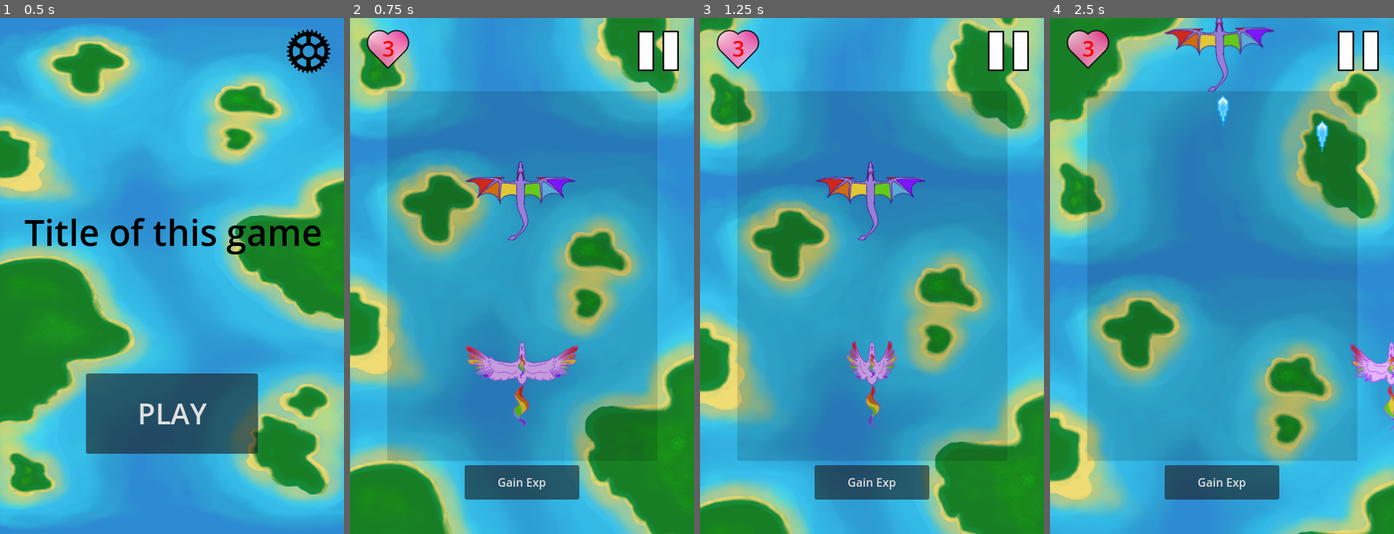
Above: before the commit, frames 1-4 (left to right).
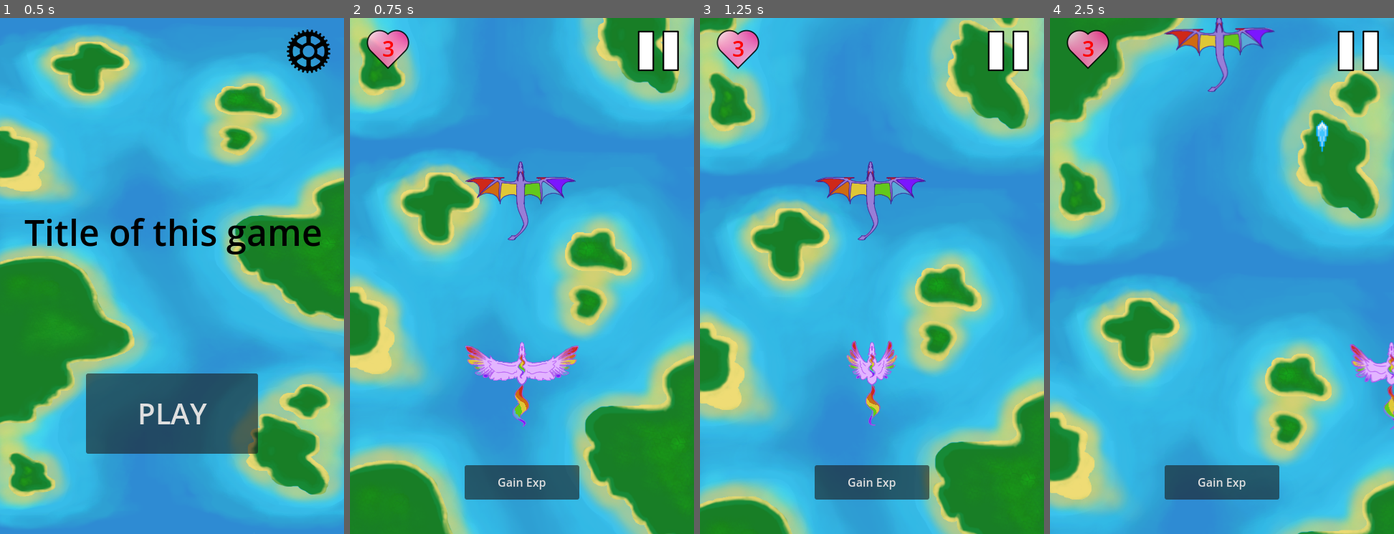
Above: after the commit, the same moments.

Repository: devkinn/rpg_game_jam_11_23
Game: Godot game, scene res://scenes/main.tscn
Two runs of this game, one before a commit and one after it. Both use one fixed random seed, a clock stepped at 60 frames per second and the inputs below.
Inputs:
- Up to frame 1 (0.5 s): no input
- Up to frame 2 (0.75 s): click "PLAY" at 0.5 s
- Up to frame 3 (1.25 s): no input
- Up to frame 4 (2.5 s): tap Enter at 1.25 s; hold D (move_right) 1.28-2.03 s; hold Space (shoot) 1.28-2.03 s; hold C (attack_speed_down) from 2.03 s (still down); tap Space (shoot) at 2.1 s

Frame 1 is identical in both runs. In frame 2, 50% of the frame differs, in the area x 10-90%, y 14-86%; in frame 3, 51%; in frame 4, 51%, in the area x 10-90%, y 0-86%.

Commit message:
background and projectile sound

Diff:
--- a/scenes/main.tscn
+++ b/scenes/main.tscn
@@ -7,6 +7,9 @@
 [ext_resource type="PackedScene" uid="uid://dmokebaejpjd2" path="res://scenes/upgrade_screen_ui.tscn" id="5_tr1x5"]
 [ext_resource type="Texture2D" uid="uid://dtb4bjwtdxtmk" path="res://assets/player/Smok.png" id="6_sid8b"]
 [ext_resource type="Texture2D" uid="uid://c0qmsi2mhsmgn" path="res://assets/user_interface/serce.png" id="7_0u56l"]
+[ext_resource type="AudioStream" uid="uid://ck25y5hg7qll2" path="res://assets/sounds/Fire_40.wav" id="8_f6rnu"]
+[ext_resource type="AudioStream" uid="uid://c7278v7880sqw" path="res://assets/sounds/04_Fire_explosion_04_medium.wav" id="9_axmau"]
+[ext_resource type="AudioStream" uid="uid://o7xk4k0qwso0" path="res://assets/sounds/2016_ Clement Panchout_ Life is full of Joy.wav" id="10_qnfis"]
 
 [sub_resource type="RectangleShape2D" id="RectangleShape2D_y857w"]
 size = Vector2(153, 120)
@@ -33,6 +36,7 @@
 text = "Gain Exp"
 
 [node name="upgrade_screen_ui" parent="." groups=["upgrade_panel"] instance=ExtResource("5_tr1x5")]
+visible = false
 
 [node name="dammy" type="RigidBody2D" parent="."]
 position = Vector2(238, 259)
@@ -67,6 +71,24 @@
 theme_override_font_sizes/font_size = 30
 text = "3"
 
+[node name="Sounds" type="Node" parent="."]
+
+[node name="Shoot" type="AudioStreamPlayer" parent="Sounds"]
+stream = ExtResource("8_f6rnu")
+volume_db = -10.0
+mix_target = 2
+bus = &"SFX"
+
+[node name="Hit" type="AudioStreamPlayer" parent="Sounds"]
+stream = ExtResource("9_axmau")
+volume_db = -10.0
+
+[node name="Background" type="AudioStreamPlayer" parent="Sounds"]
+stream = ExtResource("10_qnfis")
+volume_db = -20.0
+autoplay = true
+bus = &"Music"
+
 [connection signal="lost" from="." to="User_Interface" method="game_over"]
 [connection signal="game_over" from="Player" to="." method="game_over"]
 [connection signal="pressed" from="Button" to="Player" method="_on_button_pressed"]
--- a/scenes/projectile.tscn
+++ b/scenes/projectile.tscn
@@ -9,6 +9,9 @@
 [node name="Projectile" type="RigidBody2D" groups=["Projectile"]]
 collision_mask = 6
 gravity_scale = 0.0
+max_contacts_reported = 1
+contact_monitor = true
+can_sleep = false
 script = ExtResource("1_oix60")
 
 [node name="Sprite2D" type="Sprite2D" parent="."]
@@ -28,5 +31,6 @@
 wait_time = 0.05
 
 [connection signal="body_entered" from="." to="." method="_on_body_entered"]
+[connection signal="body_shape_entered" from="." to="." method="_on_body_shape_entered"]
 [connection signal="screen_exited" from="VisibleOnScreenNotifier2D" to="." method="_on_visible_on_screen_notifier_2d_screen_exited"]
 [connection signal="timeout" from="Timer" to="." method="_on_timer_timeout"]
--- a/scripts/player/player_controller.gd
+++ b/scripts/player/player_controller.gd
@@ -44,6 +44,7 @@
 
 func _process(delta: float) -> void:
 	if(Input.is_action_pressed("shoot") and shot_cooldown.is_stopped()):
+		get_parent().get_node("Sounds/Shoot").play()
 		basic_shot.shoot(shot_number, projectile)
 	if(!immune.is_stopped()):
 		if(blink_switch.is_stopped()):
--- a/scripts/player/projectile.gd
+++ b/scripts/player/projectile.gd
@@ -1,7 +1,18 @@
 extends RigidBody2D
-
+@onready var hit: AudioStreamPlayer = $Hit
 
 
 
 func _on_visible_on_screen_notifier_2d_screen_exited():
 	queue_free()
+
+
+
+
+
+
+
+
+func _on_body_entered(body):
+	get_parent().get_node("Sounds/Hit").play()
+	queue_free()
Not shown, added: assets/sounds/04_Fire_explosion_04_medium.wav.import
Not shown, added: assets/sounds/2016_ Clement Panchout_ Life is full of Joy.wav.import
Not shown, added: assets/sounds/Fire_40.wav.import
Not shown: 1 places in scenes/main.tscn that only renumber resources
Not shown, added: assets/sounds/04_Fire_explosion_04_medium.wav
Not shown, added: assets/sounds/2016_ Clement Panchout_ Life is full of Joy.wav
Not shown, added: assets/sounds/Fire_40.wav
